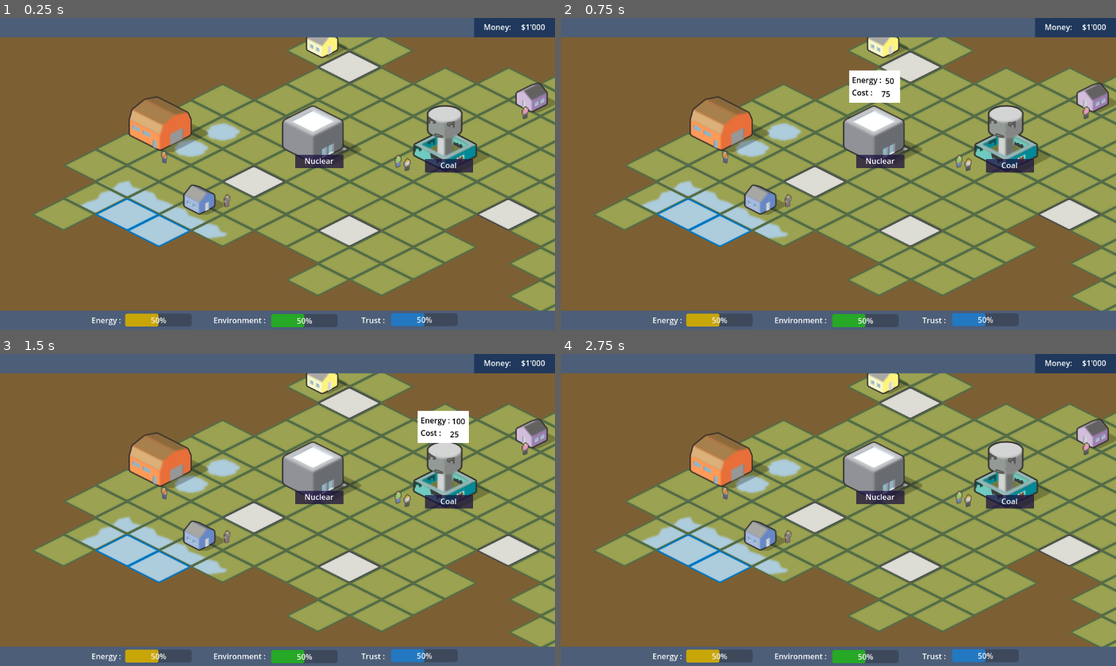
Above: before the commit, frames 1-4 (two rows, left to right).
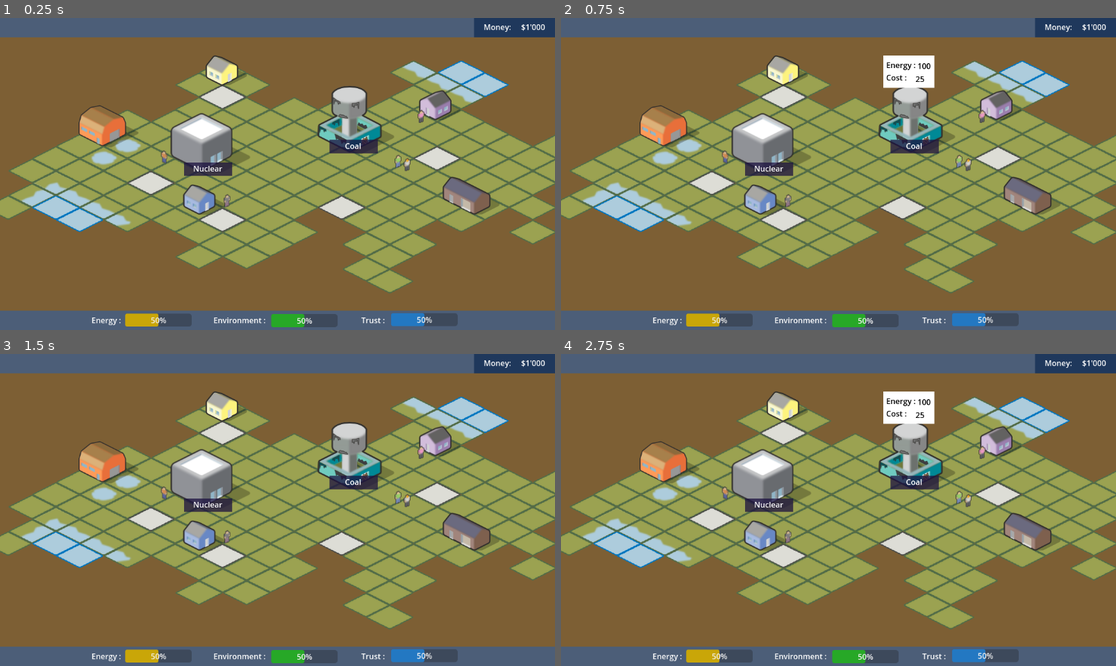
Above: after the commit, the same moments.

Repository: astonedf/SURE_PoC
Game: Godot game, scene res://world.tscn
The game is run twice, just before and just after one commit, with the same random seed, the same clock (stepped at 60 frames per second) and the same inputs.
Inputs (mouse positions are in pixels of both pictures, inside the frame that each line leads up to):
- Up to frame 1 (0.25 s): no input
- Up to frame 2 (0.75 s): tap Enter at 0.5 s; move the mouse to (882, 136) at 0.52 s
- Up to frame 3 (1.5 s): tap Space at 1.25 s; move the mouse to (455, 475) at 1.27 s
- Up to frame 4 (2.75 s): tap Enter at 2 s; move the mouse to (894, 441) at 2.02 s

The runs differ from the first frame. In frame 1, 40% of the frame differs, in the area x 0-100%, y 6-94%; in frame 2, 40%; in frame 3, 40%; in frame 4, 40%.

Commit message:
screenshot

Diff:
--- /dev/null
+++ b/SURE/build_button.tscn
@@ -0,0 +1,31 @@
+[gd_scene format=3 uid="uid://cpg775rckpcto"]
+
+[node name="BuildButton" type="Button"]
+anchors_preset = 15
+anchor_right = 1.0
+anchor_bottom = 1.0
+offset_right = -1046.0
+offset_bottom = -613.0
+grow_horizontal = 2
+grow_vertical = 2
+theme_override_colors/font_color = Color(0, 0, 0, 1)
+text = "Build"
+flat = true
+
+[node name="Control" type="VBoxContainer" parent="."]
+layout_mode = 0
+offset_left = -41.0
+offset_top = -101.0
+offset_right = 149.0
+
+[node name="Button" type="Button" parent="Control"]
+layout_mode = 2
+text = "Solar Panel $"
+
+[node name="Button2" type="Button" parent="Control"]
+layout_mode = 2
+text = "Wind Turbine $"
+
+[node name="Button3" type="Button" parent="Control"]
+layout_mode = 2
+text = "Hydroelectric $$ + Time"
--- a/SURE/world.tscn
+++ b/SURE/world.tscn
@@ -19,21 +19,23 @@
 [node name="World" type="Node2D"]
 
 [node name="ColorRect" type="ColorRect" parent="."]
-offset_left = -7.0
-offset_top = -9.0
-offset_right = 1807.0
-offset_bottom = 725.0
+offset_left = -116.0
+offset_top = -23.0
+offset_right = 1346.0
+offset_bottom = 711.0
 mouse_filter = 1
 color = Color(0.489691, 0.374696, 0.205397, 1)
 
 [node name="Tilemap" parent="." instance=ExtResource("1_akdpj")]
+position = Vector2(-82, 88)
+scale = Vector2(0.75, 0.75)
 
 [node name="BuildingMediumBlueA" type="Sprite2D" parent="."]
-position = Vector2(680, 52)
+position = Vector2(472, 109)
 texture = ExtResource("2_d5ki8")
 
 [node name="HouseMediumBrownA" type="Sprite2D" parent="."]
-position = Vector2(1253, 369)
+position = Vector2(980, 369)
 texture = ExtResource("5_fyi47")
 
 [node name="HouseSmallBlueB" type="Sprite2D" parent="."]
@@ -41,13 +43,15 @@
 texture = ExtResource("6_dms1g")
 
 [node name="WarehouseOrangeB" type="Sprite2D" parent="."]
-position = Vector2(352, 221)
+position = Vector2(227, 225)
+scale = Vector2(0.75, 0.75)
 texture = ExtResource("7_4e8xx")
 
 [node name="EnergyPlant" parent="." instance=ExtResource("7_w4pbu")]
-position = Vector2(670, 243)
+position = Vector2(439, 259)
 energy = 50
 cost = 75
+metadata/_edit_group_ = true
 
 [node name="Sprite2D" parent="EnergyPlant" index="0"]
 texture = ExtResource("8_2hy6p")
@@ -59,9 +63,10 @@
 text = "Nuclear"
 
 [node name="EnergyPlant2" parent="." instance=ExtResource("7_w4pbu")]
-position = Vector2(939, 252)
+position = Vector2(741, 212)
 energy = 100
 cost = 25
+metadata/_edit_group_ = true
 
 [node name="Sprite2D" parent="EnergyPlant2" index="0"]
 texture = ExtResource("9_u0558")
@@ -75,7 +80,7 @@
 [node name="UI" parent="." instance=ExtResource("9_h0at6")]
 
 [node name="HouseSmallPurpleA" type="Sprite2D" parent="."]
-position = Vector2(1115, 165)
+position = Vector2(915, 181)
 texture = ExtResource("10_y5scj")
 
 [node name="People1B" type="Sprite2D" parent="."]
@@ -95,7 +100,7 @@
 texture = ExtResource("14_1qbx6")
 
 [node name="People6B" type="Sprite2D" parent="."]
-position = Vector2(1090, 197)
+position = Vector2(874, 205)
 texture = ExtResource("15_lnivg")
 
 [editable path="EnergyPlant"]
Not shown, added: SURE2804.png
